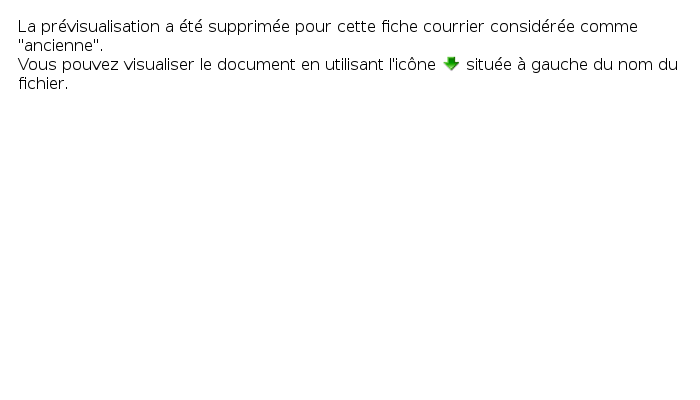
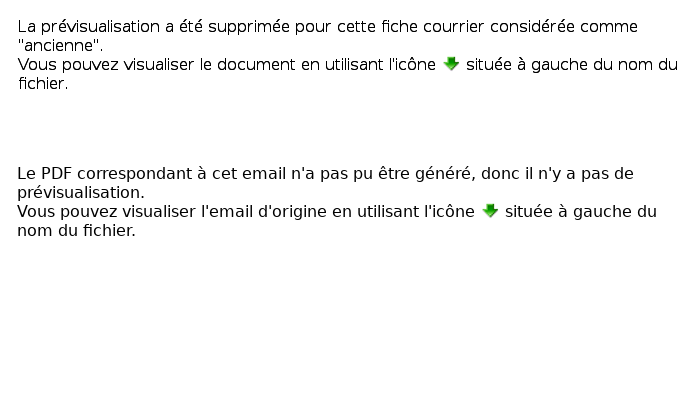
Layers edited between the first and the second (700, 400) image:
added layer "Copie de icone" in group "Groupe de calques" over [482, 203, 499, 219]
added layer "Le PDF correspondant à cet ema..." in group "Groupe de calques" over [17, 166, 656, 236]
painted on "La prévisualisation a été supp..." over [17, 19, 676, 89]
